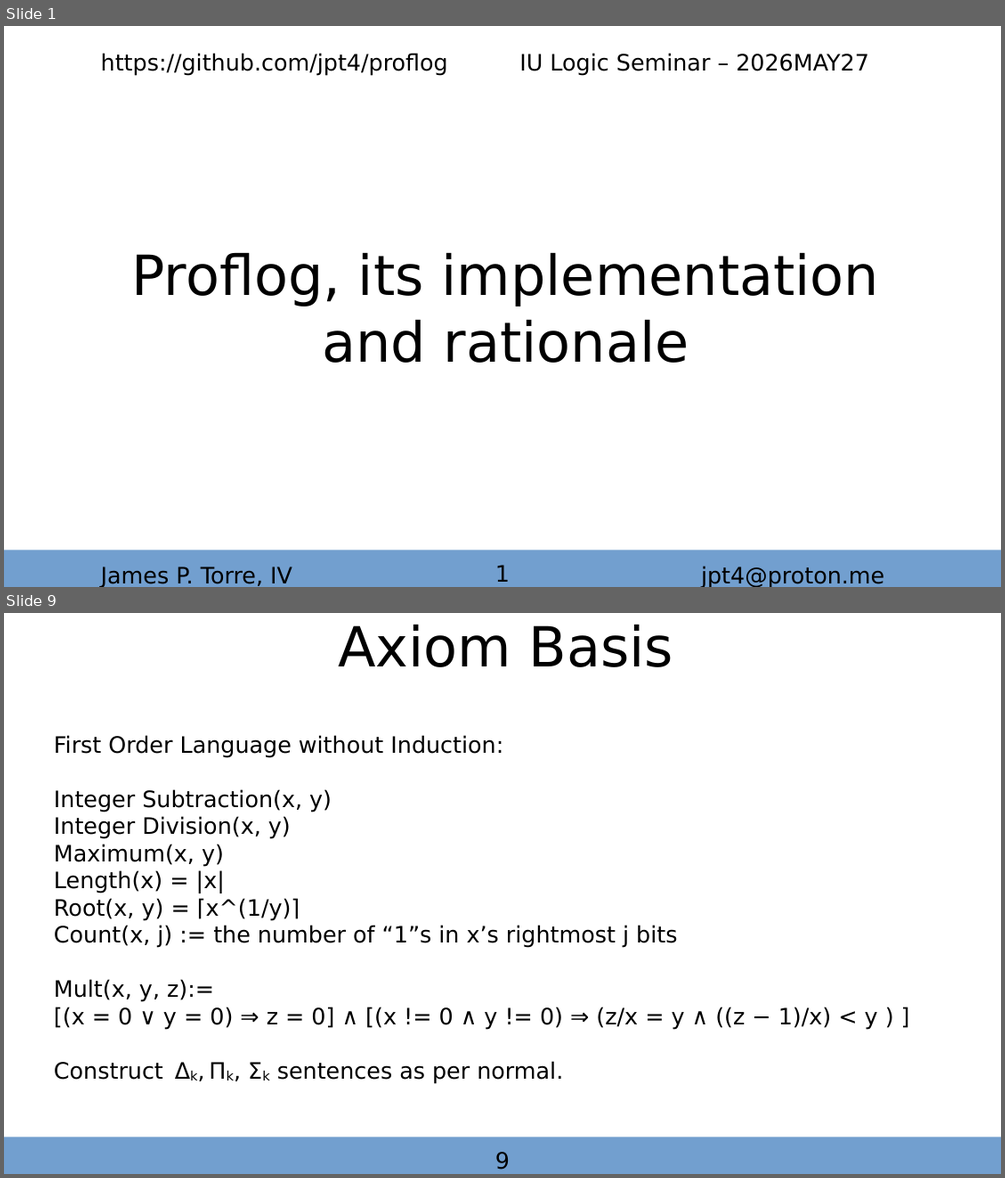
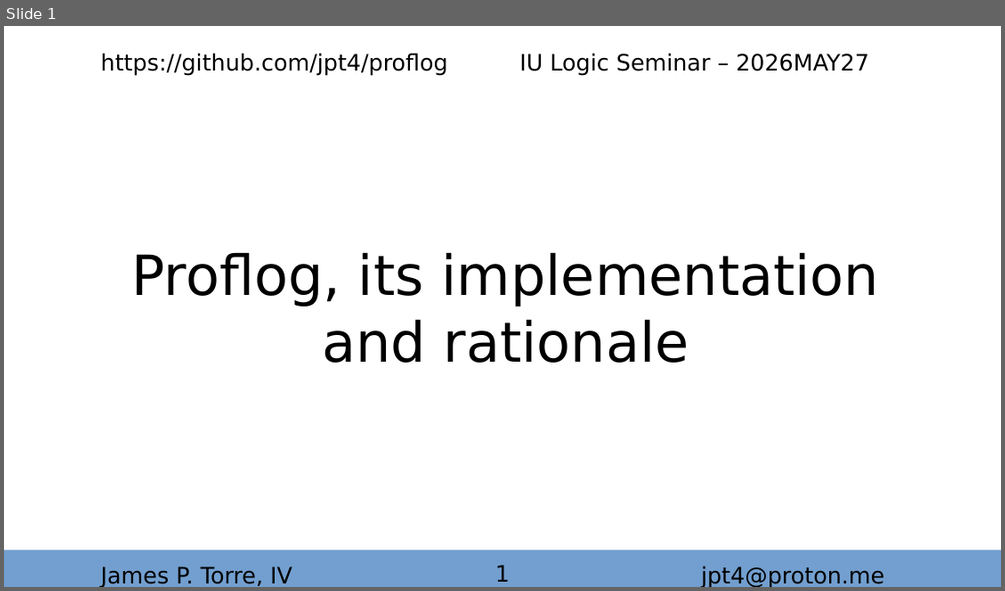
Before and after one commit to autarkenterprises/proflog, a slide deck: iuls2026/20260527_iu_logic_seminar.odp. Shown one above the other, each under a label of ours: slides 1 and 9 before the commit, slide 1 after it; the slides between them are not shown. The pictures are 1005x1178 and 1005x591 pixels, drawn with LibreOffice and Linux fonts; fonts in the diff are those of the drawing. Boxes give left, top, right and bottom in pixels: in the first picture for what was removed or moved away, otherwise in the second. Text is boxed around its words. In the diff, an @@ line names an element or a change of style, - is before the commit and + after.

```diff
--- a/iuls2026/20260527_iu_logic_seminar.odp
+++ b/iuls2026/20260527_iu_logic_seminar.odp
@@ slide 9 removed at box(4, 613, 1001, 1174), background #FFFFFF @@
@@ text removed at box(338, 624, 673, 667) @@
-Axiom Basis
@@ subtitle removed at box(54, 735, 878, 1084) @@
-First Order Language without Induction:
-Integer Subtraction(x, y)
-Integer Division(x, y)
-Maximum(x, y)
-Length(x) = |x|
-Root(x, y) = ⌈x^(1/y)⌉
-Count(x, j) := the number of “1”s in x’s rightmost j bits
-Mult(x, y, z):=
-[(x = 0 ∨ y = 0) ⇒ z = 0] ∧ [(x != 0 ∧ y != 0) ⇒ (z/x = y ∧ ((z − 1)/x) < y ) ]
-Construct Δk, Πk, Σk sentences as per normal.
@@ rectangle removed at box(4, 1136, 1001, 1174) @@
@@ text removed at box(495, 1151, 510, 1169) @@
-9
```
Also in this commit, not shown: 3 slides changed, 11 slides added, 13 other slides removed, 1 other file.
